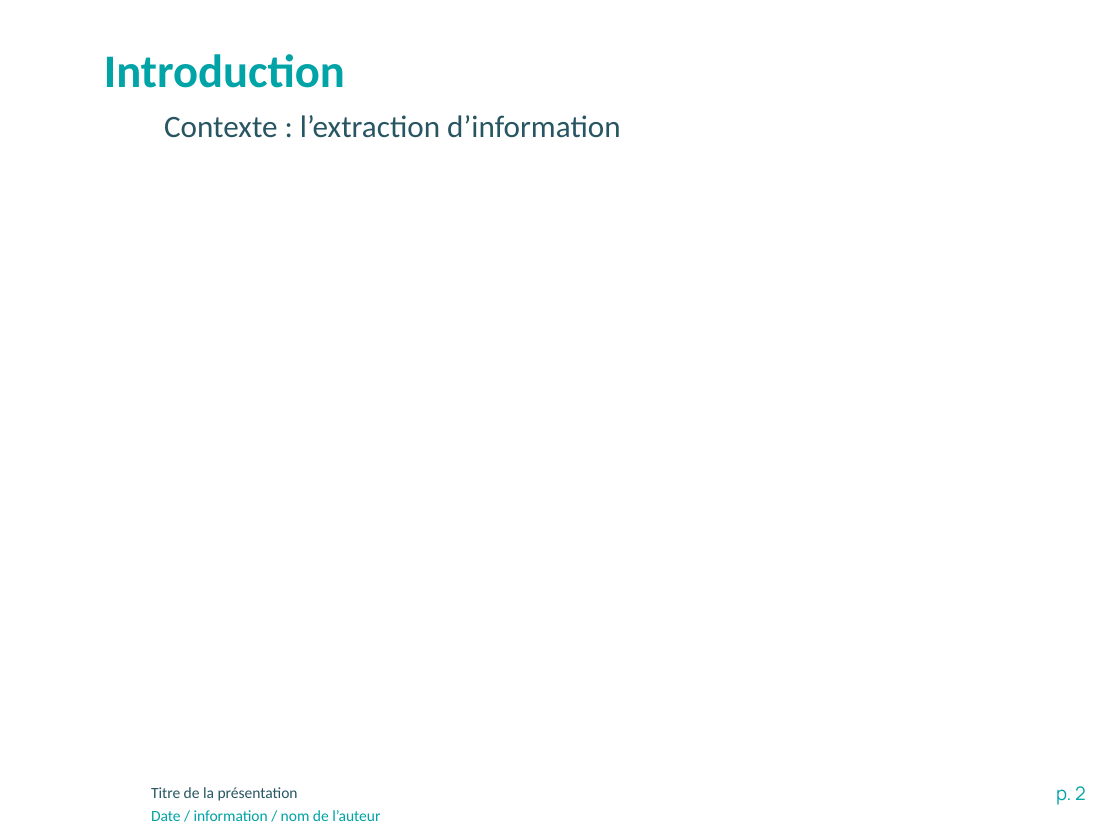
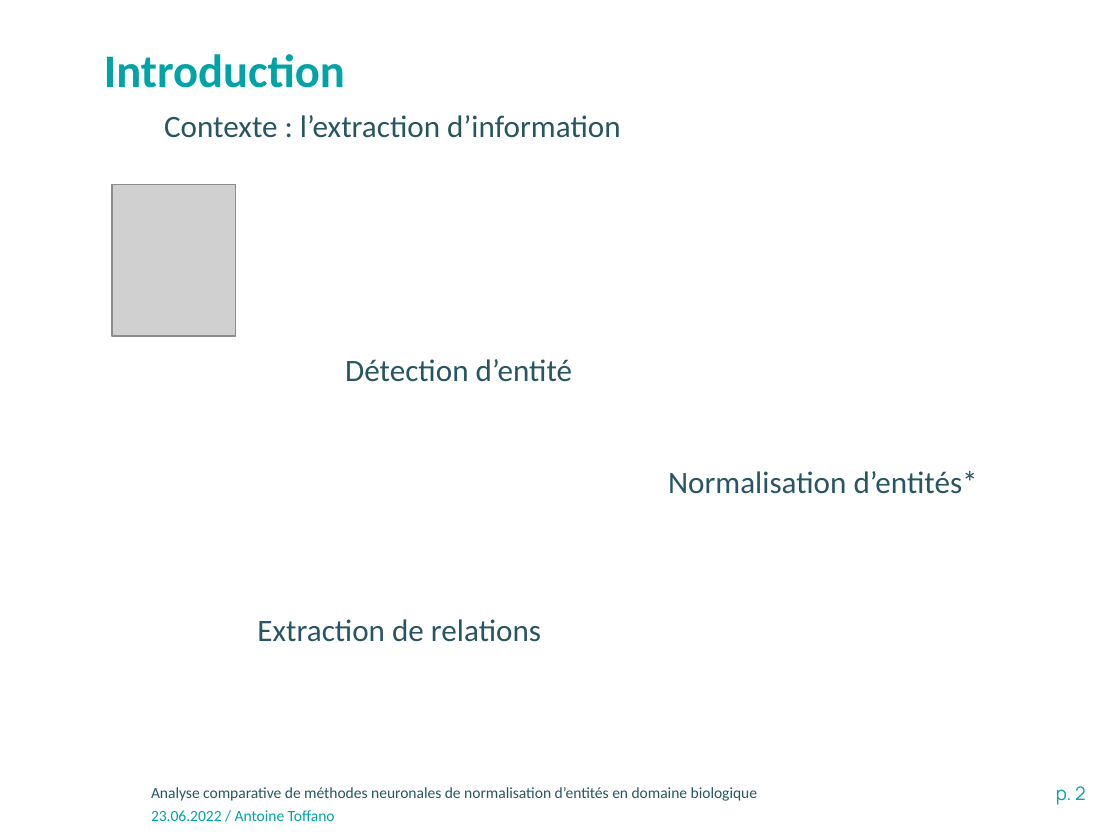
Before and after one commit to atoffano/entity-norm, a slide deck: slide 2 of Presentation-INRAE-format classique.pptx. Drawn at 1120x840 pixels with LibreOffice and Linux fonts; fonts in the diff are those of the drawing; grey boxes stand for pictures; background and template pictures are left out. Boxes give left, top, right and bottom in pixels: in the first picture for what was removed or moved away, otherwise in the second. Text is boxed around its words. In the diff, an @@ line names an element or a change of style, - is before the commit and + after.

```diff
--- a/Presentation-INRAE-format classique.pptx
+++ b/Presentation-INRAE-format classique.pptx
@@ picture added at (112,185,235,336) @@
@@ text added at (345,359,572,382), 20 pt, text #275662 @@
+Détection d’entité
@@ text added at (668,471,978,494), 20 pt, text #275662 @@
+Normalisation d’entités*
@@ text added at (257,619,541,642), 20 pt, text #275662 @@
+Extraction de relations
@@ text at (151,787,757,801): text changed @@
-Titre de la présentation
+Analyse comparative de méthodes neuronales de normalisation d’entités en domaine biologique
@@ text at (151,810,335,821): text changed @@
-Date / information / nom de l’auteur
+23.06.2022 / Antoine Toffano
```
Also in this commit, not shown: 1 other slide changed, 16 slides added, 19 other files.
